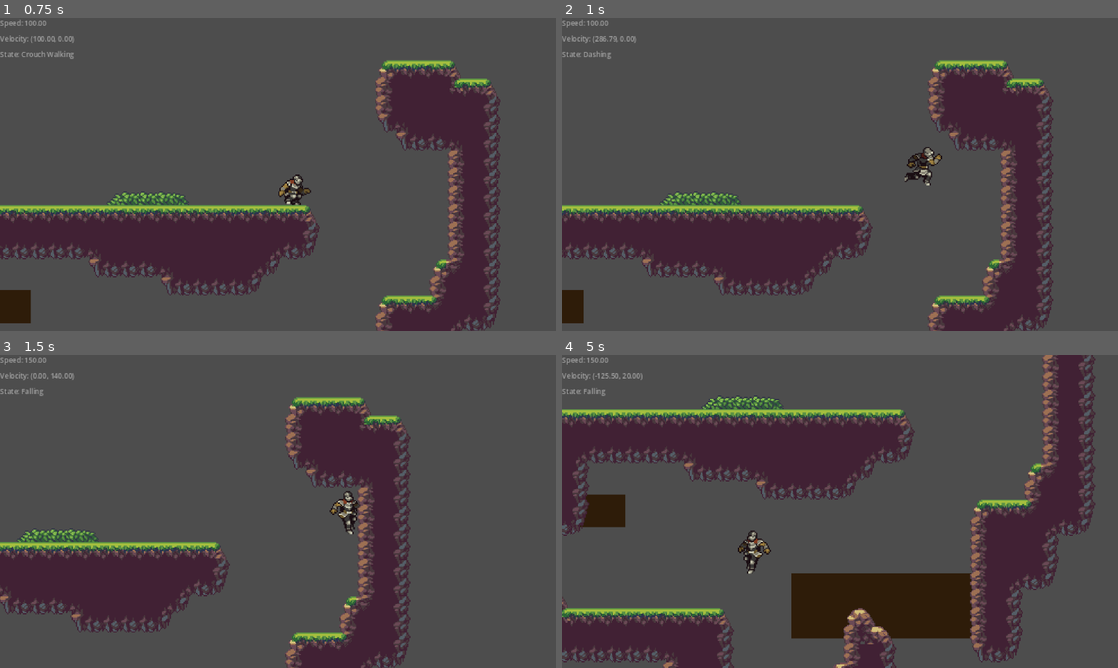
Above: before the commit, frames 1-4 (two rows, left to right).
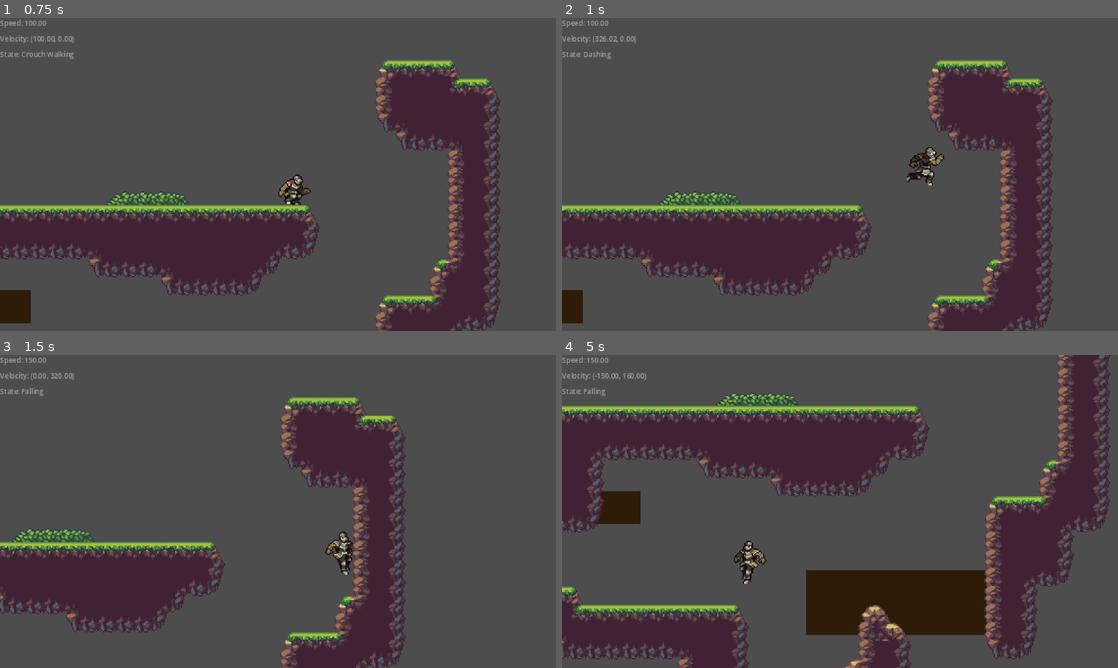
Above: after the commit, the same moments.

Repository: SaydRomey/BrunchPolice
Game: Godot game, scene res://scenes/world.tscn
The game is run twice, just before and just after one commit, with the same random seed, the same clock (stepped at 60 frames per second) and the same inputs.
Inputs:
- Up to frame 1 (0.75 s): hold D (move_right) from 0.53 s (still down); hold S (crouch) from 0.53 s (still down)
- Up to frame 2 (1 s): keep holding D (move_right); keep holding S (crouch); tap Space (jump) at 0.77 s; tap Alt (dash) at 0.8 s
- Up to frame 3 (1.5 s): keep holding D (move_right); release S (crouch) at 1.28 s; tap Alt (dash) at 1.35 s
- Up to frame 4 (5 s): tap Space (jump) at 1.52, 3.02, 3.77, 4.52 s; tap Shift (run) at 1.55, 3.8 s; release D (move_right) at 2.03 s; hold A (move_left) 2.03-2.78 s; hold Shift (run) 2.03-2.78 s; tap S (crouch) at 2.3, 4.55 s; hold D (move_right) 2.78-4.28 s; tap 1 (attack) at 2.85 s; tap Alt (dash) at 3.05, 4.35 s; hold S (crouch) 3.53-4.28 s; hold A (move_left) from 4.28 s (still down)

Frame 1 is identical in both runs. In frame 2, 1.9% of the frame differs, in the area x 0-89%, y 5-100%; in frame 3, 6.8%; in frame 4, 18%, in the area x 0-99%, y 0-100%.

Commit message:
adjusted momentum-based dash distance

Diff:
--- a/scripts/player.gd
+++ b/scripts/player.gd
@@ -6,7 +6,7 @@
 @export var walk_speed = 150
 @export var run_speed = 200
 @export var crouch_walk_speed = 100
-@export var crouch_run_speed = 125
+@export var crouch_run_speed = 150
 @export var roll_speed_multiplier = 1.3
 @export var walk_roll_speed = 200
 @export var run_roll_speed = 350
@@ -123,19 +123,14 @@
 	var direction = Input.get_axis("move_left", "move_right")
 	var base_speed = get_current_speed()
 	var speed = base_speed * dash_speed_multiplier
-	var max_distance = base_speed * dash_distance_multiplier
-
-	## Momentum-based dash distance
-	#var base_distance: float = base_speed * dash_distance_multiplier
-	#var min_distance: float = 100.0
-	#var max_distance: float = 350.0
-#
-	## Use current velocity.x as momentum source, not just intended move speed
-	#var momentum_factor: float = clamp(abs(velocity.x) / run_speed, 0.5, 1.5)
-	#var max_dash_distance: float = clamp(base_distance * momentum_factor, min_distance, max_distance)
-
-	# ? Use velocity.length() instead of abs(velocity.x) for 8-way dashes.
-	# ? Vary dash_speed itself based on momentum
+
+	# Momentum-based dash distance
+	var base_distance: float = base_speed * dash_distance_multiplier
+	var momentum_factor: float = clamp(abs(velocity.x) / run_speed, 0.8, 1.2)
+	var max_distance: float = clamp(base_distance * momentum_factor, 180.0, 320.0)
+
+	 #? Use velocity.length() instead of abs(velocity.x) for 8-way dashes.
+	 #? Vary dash_speed itself based on momentum
 
 	if Input.is_action_just_pressed("dash") && direction && !is_dashing && dash_timer <= 0:
 		is_dashing = true
@@ -148,10 +143,9 @@
 		if distance >= max_distance || is_on_wall():
 			is_dashing = false
 		else:
-			velocity.x = dash_direction * speed * dash_curve.sample(distance / max_distance)
-			#velocity.x = dash_direction * speed * dash_curve.sample(distance / max_dash_distance)
+			var dash_progress = distance / max_distance
+			velocity.x = dash_direction * speed * dash_curve.sample(dash_progress)
 			velocity.y = 0
-
 
 			# Trigger slide animation mid-dash
 			if Input.is_action_pressed("crouch") && !is_crouching:
